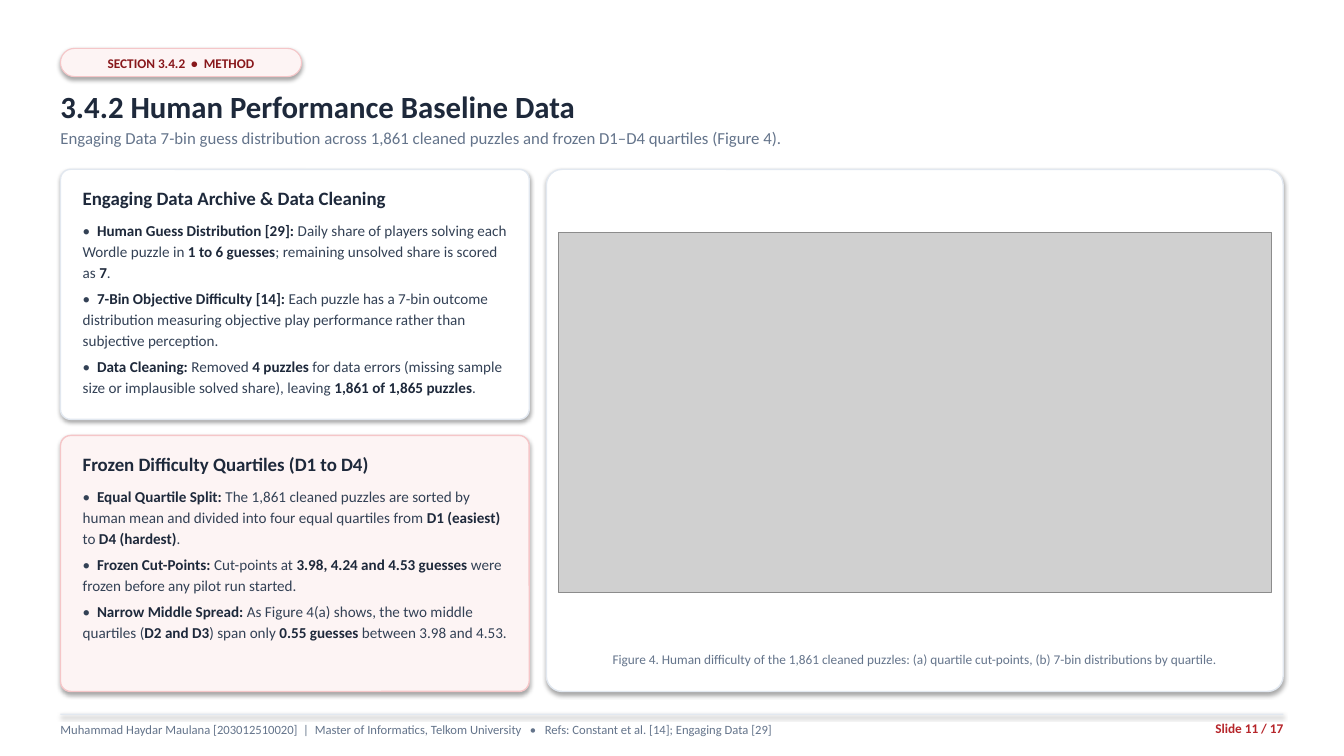
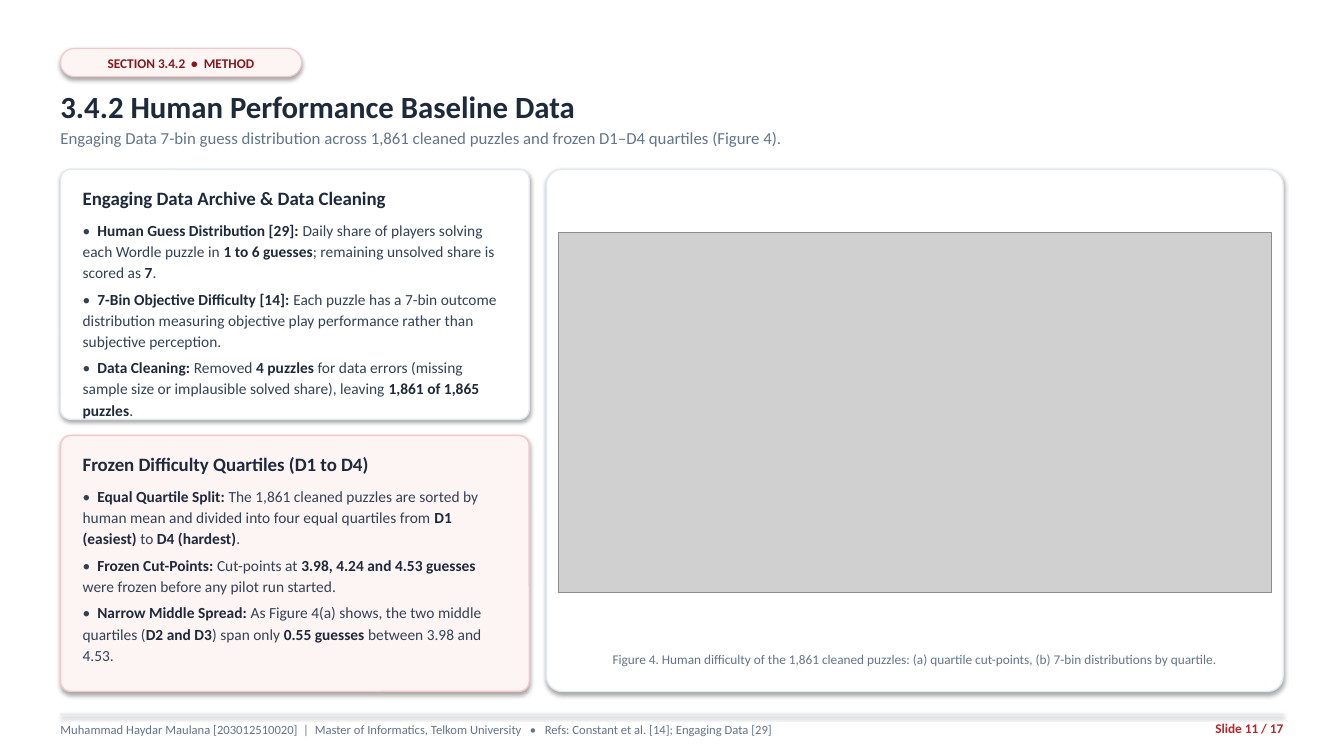
Before and after one commit to haydariday/Thesis, a slide deck: slide 11 of docs/thesis-1/thesis-progress-slides.pptx. Drawn at 1344x756 pixels with LibreOffice and Linux fonts; fonts in the diff are those of the drawing; grey boxes stand for pictures. Boxes give left, top, right and bottom in pixels: in the first picture for what was removed or moved away, otherwise in the second. Text is boxed around its words. In the diff, an @@ line names an element or a change of style, - is before the commit and + after.

```diff
--- a/docs/thesis-1/thesis-progress-slides.pptx
+++ b/docs/thesis-1/thesis-progress-slides.pptx
@@ text at bbox=[83, 224, 497, 397]: size 10.8 to 11 pt @@
@@ text at bbox=[83, 491, 482, 661]: size 10.8 to 11 pt @@
```
Also in this commit, not shown: 11 other slides changed, 15 other files.
